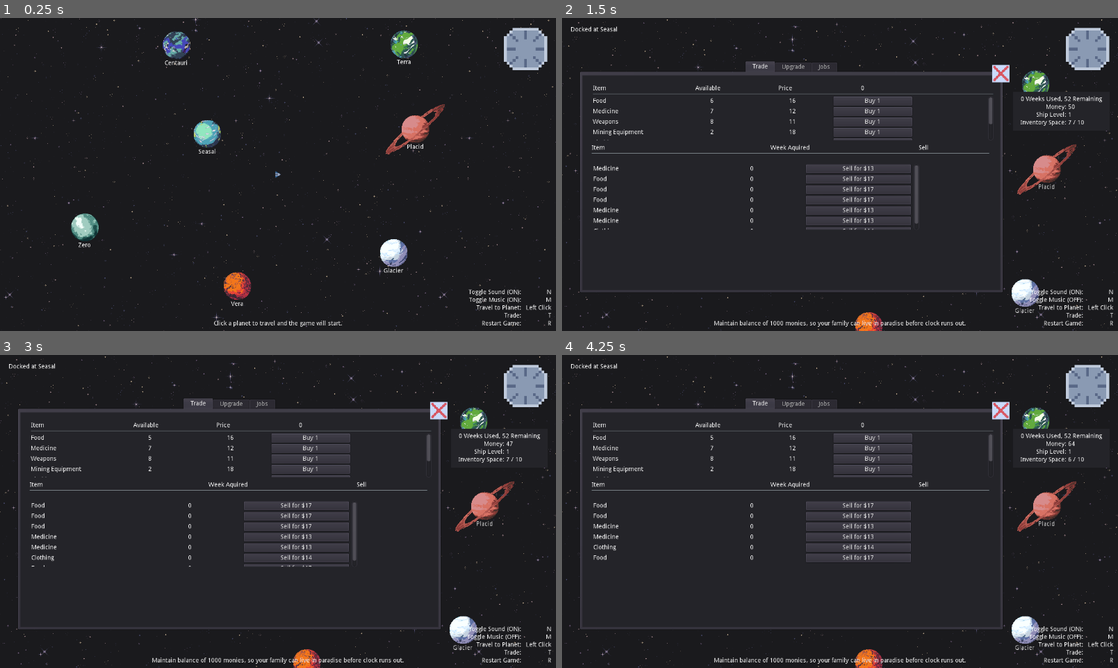
Above: before the commit, frames 1-4 (two rows, left to right).
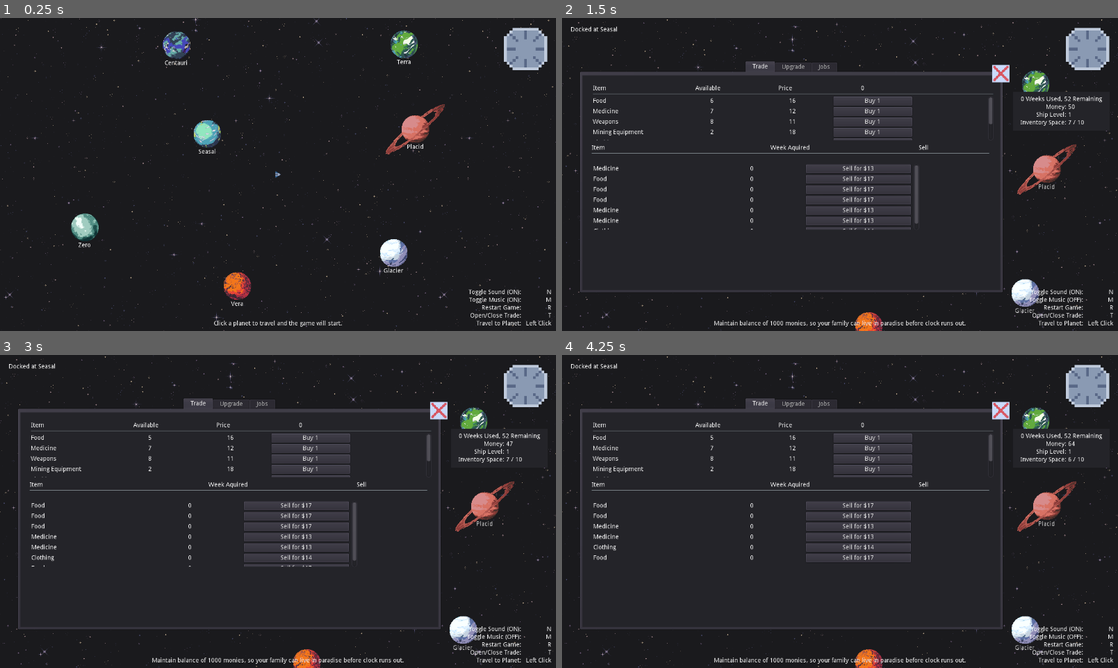
Above: after the commit, the same moments.

Repository: shadowhen/Star-Trader
Game: Godot game, scene res://World.tscn
Same seed, same stepped clock (60 frames per second), same inputs: the game is played once before the commit and once after it.
Inputs (mouse positions are in pixels of both pictures, inside the frame that each line leads up to):
- Up to frame 1 (0.25 s): no input
- Up to frame 2 (1.5 s): tap A at 0.5, 1.25 s; move the mouse to (767, 133) at 0.52 s; press the mouse at (767, 133) at 0.53 s; hold Right (ui_right) 0.53-1.28 s; move the mouse to (1017, 71) at 1.27 s; release the mouse at (1017, 71) at 1.28 s; hold Down (ui_down) from 1.28 s (still down); tap M (toggle_music) at 1.35 s; click (1017, 71) at 1.42 s
- Up to frame 3 (3 s): release Down (ui_down) at 2 s; click "Buy 1" at 2 s; click "Sell for $13" at 2.75 s
- Up to frame 4 (4.25 s): click "Sell for $17" at 3.5 s

The runs differ from the first frame. In frame 1, 0.2% of the frame differs, in the area x 84-100%, y 91-99%; in frame 2, 0.2%; in frame 3, 0.2%; in frame 4, 0.2%.

Commit message:
rearranged help info

Diff:
--- a/World.tscn
+++ b/World.tscn
@@ -323,10 +323,52 @@
 text = "M"
 align = 2
 
+[node name="Restart" type="HBoxContainer" parent="GUI/Help"]
+margin_top = 56.0
+margin_right = 198.0
+margin_bottom = 70.0
+
+[node name="Description" type="Label" parent="GUI/Help/Restart"]
+margin_right = 129.0
+margin_bottom = 14.0
+size_flags_horizontal = 3
+text = "Restart Game:"
+align = 2
+
+[node name="Key" type="Label" parent="GUI/Help/Restart"]
+margin_left = 133.0
+margin_right = 198.0
+margin_bottom = 14.0
+size_flags_horizontal = 3
+size_flags_stretch_ratio = 0.5
+text = "R"
+align = 2
+
+[node name="Trade" type="HBoxContainer" parent="GUI/Help"]
+margin_top = 74.0
+margin_right = 198.0
+margin_bottom = 88.0
+
+[node name="Description" type="Label" parent="GUI/Help/Trade"]
+margin_right = 129.0
+margin_bottom = 14.0
+size_flags_horizontal = 3
+text = "Open/Close Trade:"
+align = 2
+
+[node name="Key" type="Label" parent="GUI/Help/Trade"]
+margin_left = 133.0
+margin_right = 198.0
+margin_bottom = 14.0
+size_flags_horizontal = 3
+size_flags_stretch_ratio = 0.5
+text = "T"
+align = 2
+
 [node name="Travel" type="HBoxContainer" parent="GUI/Help"]
-margin_top = 56.0
-margin_right = 198.0
-margin_bottom = 70.0
+margin_top = 92.0
+margin_right = 198.0
+margin_bottom = 106.0
 
 [node name="Description" type="Label" parent="GUI/Help/Travel"]
 margin_right = 129.0
@@ -342,48 +384,6 @@
 size_flags_horizontal = 3
 size_flags_stretch_ratio = 0.5
 text = "Left Click"
-align = 2
-
-[node name="Trade" type="HBoxContainer" parent="GUI/Help"]
-margin_top = 74.0
-margin_right = 198.0
-margin_bottom = 88.0
-
-[node name="Description" type="Label" parent="GUI/Help/Trade"]
-margin_right = 129.0
-margin_bottom = 14.0
-size_flags_horizontal = 3
-text = "Trade:"
-align = 2
-
-[node name="Key" type="Label" parent="GUI/Help/Trade"]
-margin_left = 133.0
-margin_right = 198.0
-margin_bottom = 14.0
-size_flags_horizontal = 3
-size_flags_stretch_ratio = 0.5
-text = "T"
-align = 2
-
-[node name="Restart" type="HBoxContainer" parent="GUI/Help"]
-margin_top = 92.0
-margin_right = 198.0
-margin_bottom = 106.0
-
-[node name="Description" type="Label" parent="GUI/Help/Restart"]
-margin_right = 129.0
-margin_bottom = 14.0
-size_flags_horizontal = 3
-text = "Restart Game:"
-align = 2
-
-[node name="Key" type="Label" parent="GUI/Help/Restart"]
-margin_left = 133.0
-margin_right = 198.0
-margin_bottom = 14.0
-size_flags_horizontal = 3
-size_flags_stretch_ratio = 0.5
-text = "R"
 align = 2
 
 [node name="WeekTimer" type="Timer" parent="."]
